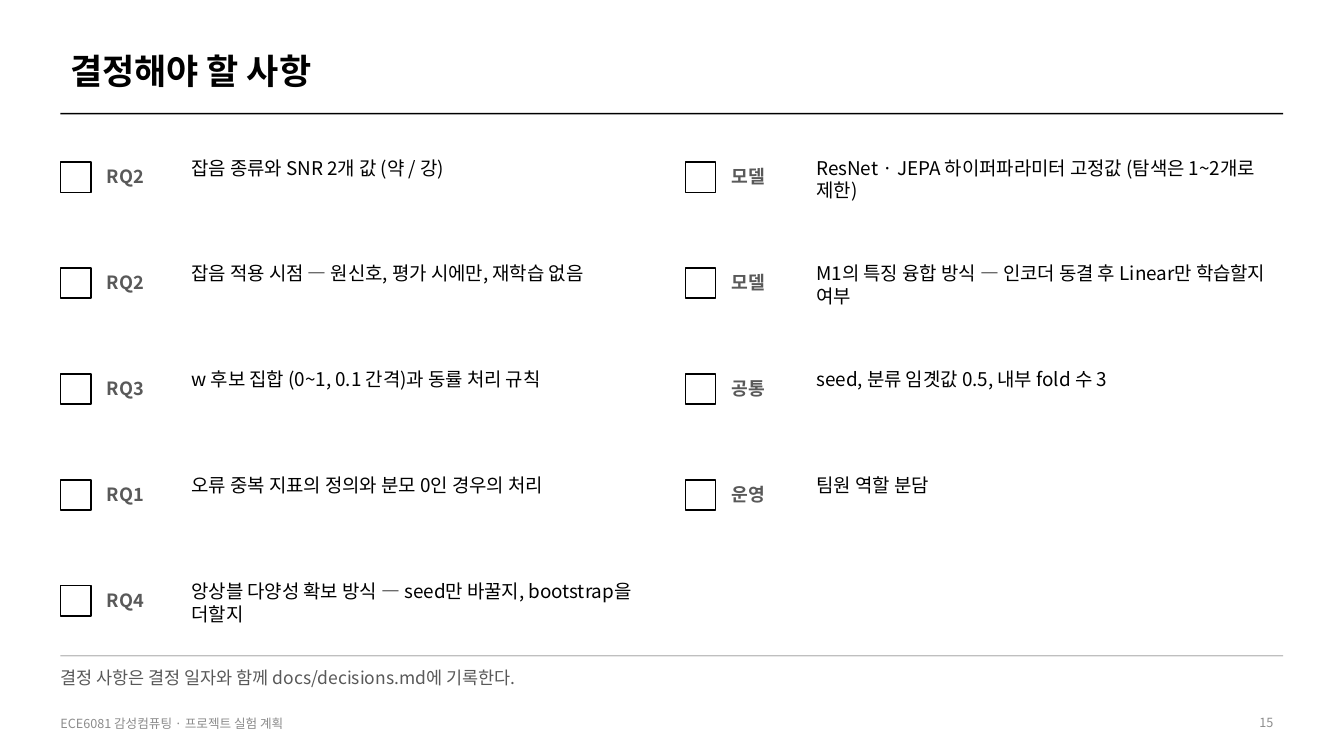
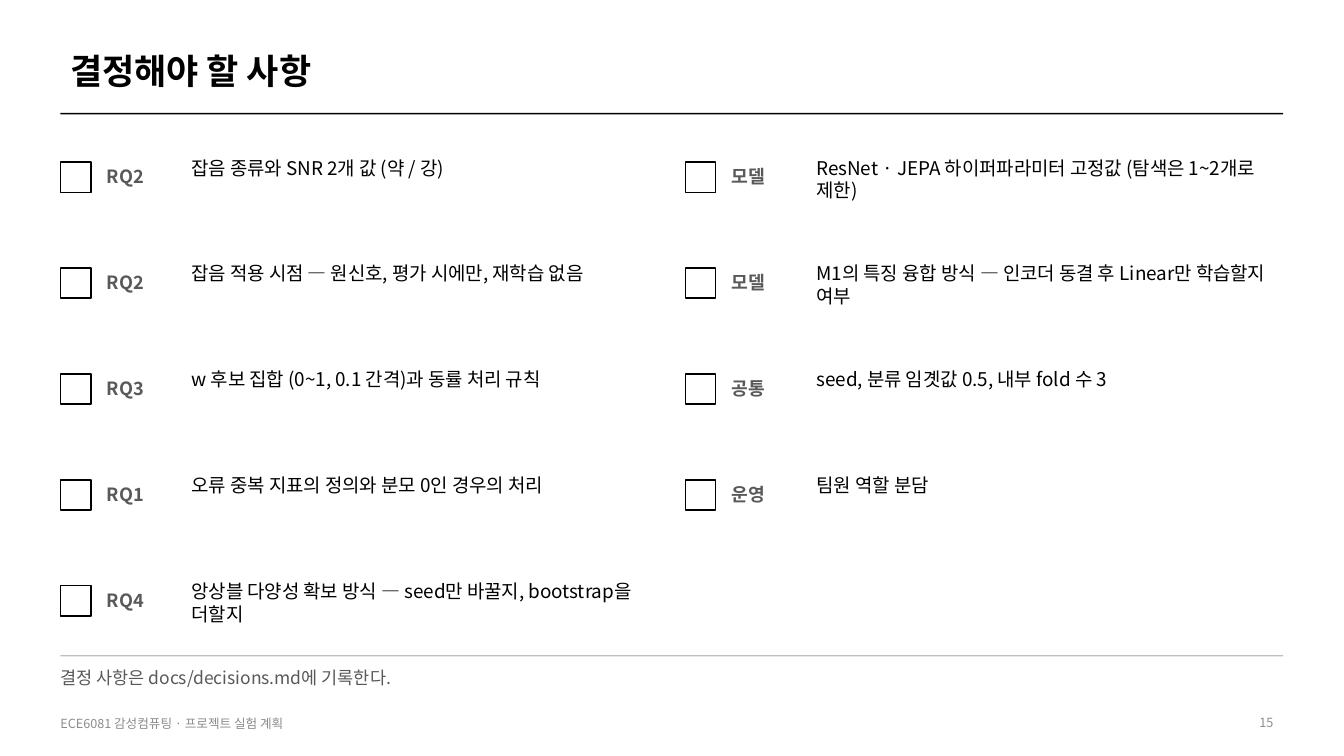
Before and after one commit to HuiJongJung/ece6081-affective-computing, a slide deck: slide 15 of docs/experiment_plan.pptx. Drawn at 1344x756 pixels with LibreOffice and Linux fonts; fonts in the diff are those of the drawing. Boxes give left, top, right and bottom in pixels: in the first picture for what was removed or moved away, otherwise in the second. Text is boxed around its words. In the diff, an @@ line names an element or a change of style, - is before the commit and + after.

Commit message:
Update decisions log to match team plan and sync edited deck

```diff
--- a/docs/experiment_plan.pptx
+++ b/docs/experiment_plan.pptx
@@ text at [60,669,391,687]: text changed @@
-결정 사항은 결정 일자와 함께 docs/decisions.md에 기록한다.
+결정 사항은 docs/decisions.md에 기록한다.
```
Also in this commit, not shown: 2 other slides changed, 1 other file.
